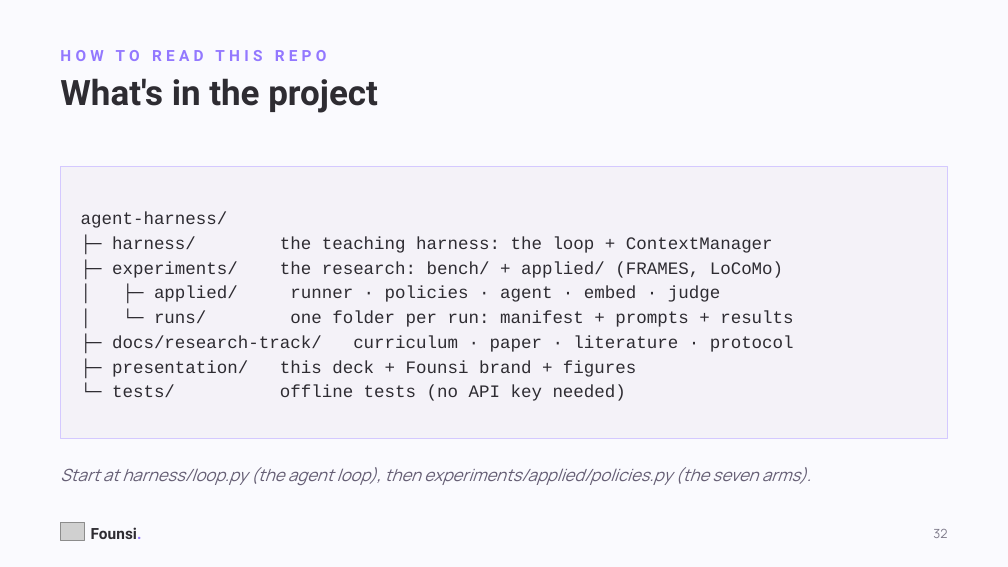
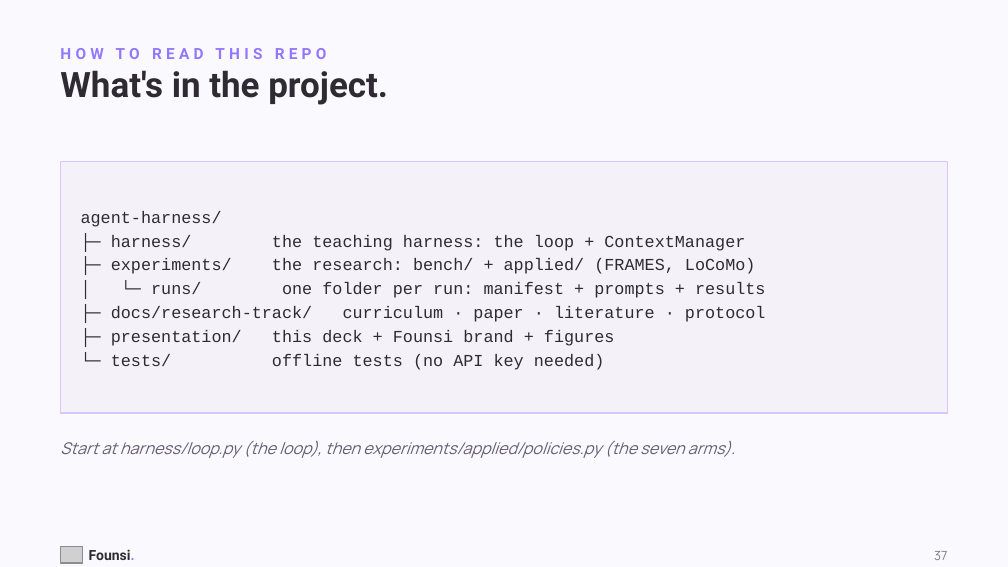
Before and after one commit to kanishkpatel1995/agent-harness, a slide deck: slide 37 of presentation/founsi-context-engineering.pptx (slide 32 before the commit). Drawn at 1008x567 pixels with LibreOffice and Linux fonts; fonts in the diff are those of the drawing; grey boxes stand for pictures. Boxes give left, top, right and bottom in pixels: in the first picture for what was removed or moved away, otherwise in the second. Text is boxed around its words. In the diff, an @@ line names an element or a change of style, - is before the commit and + after.

```diff
--- a/presentation/founsi-context-engineering.pptx
+++ b/presentation/founsi-context-engineering.pptx
@@ text at [60, 70, 388, 105]: text changed @@
-What's in the project
+What's in the project.
@@ rectangle: place and size @@
-rectangle at [60, 166, 948, 438]
+rectangle at [60, 161, 948, 413]
@@ text "agent-harness/" at [81, 211, 766, 370]: size 12.5 to 12 pt; line spacing 1.18 to 17pt @@
@@ text at [154, 286, 720, 302]: paragraph removed @@
-│ ├─ applied/ runner · policies · agent · embed · judge
@@ text at [60, 440, 735, 458]: text changed; size 12 to 11.5 pt @@
-Start at harness/loop.py (the agent loop), then experiments/applied/policies.py (the seven arms).
+Start at harness/loop.py (the loop), then experiments/applied/policies.py (the seven arms).
@@ picture removed at [60, 522, 85, 540] @@
@@ text removed at [933, 529, 947, 538] @@
-32
@@ picture added at [60, 546, 83, 563] @@
@@ text "Founsi.": place and size @@
-text "Founsi." at [91, 527, 142, 539]
+text "Founsi." at [89, 549, 135, 560]
@@ text "Founsi." at [89, 549, 135, 560]: size 11 to 10 pt @@
@@ text added at [934, 551, 947, 560], 9 pt, text #7E7A8A @@
+37
```
Also in this commit, not shown: 21 other slides changed, 16 slides added, 19 slides removed, 9 other files.
